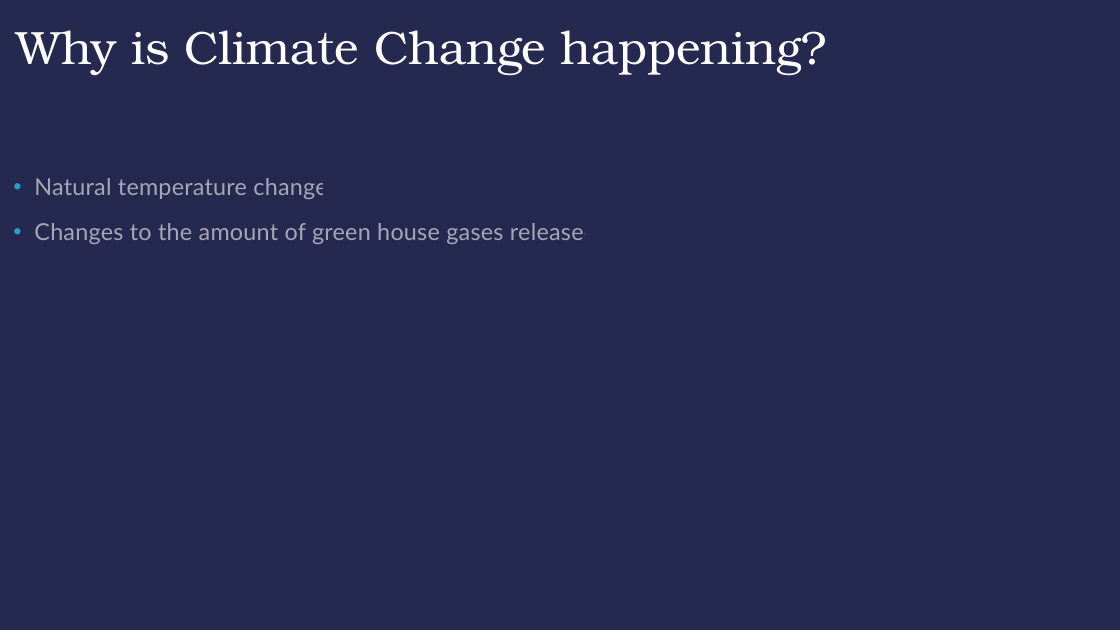
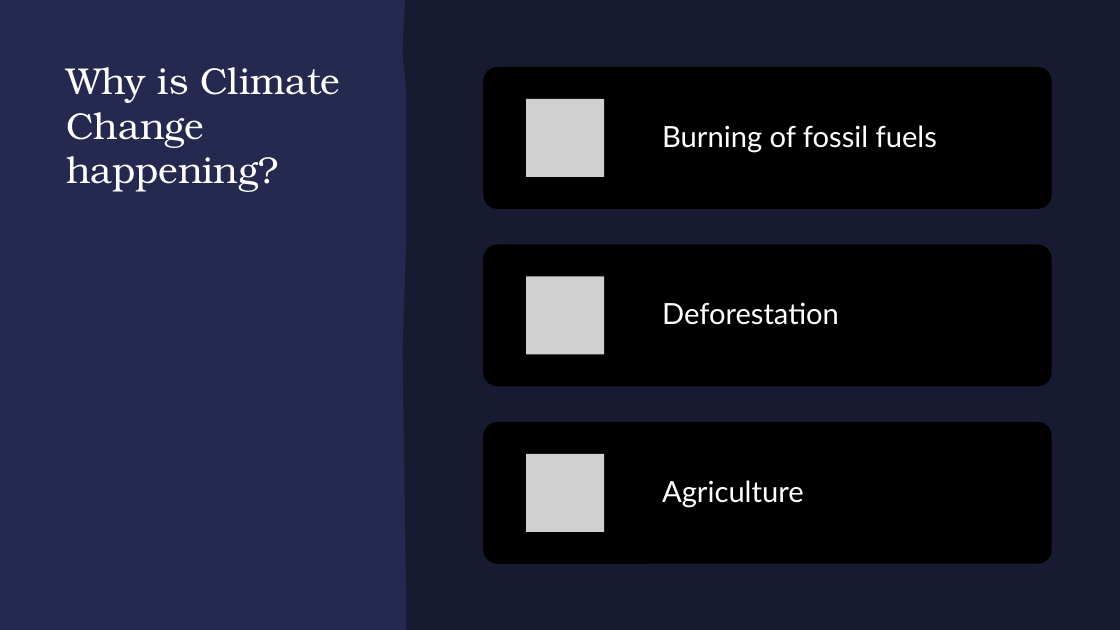
Before and after one commit to nokeeffe2013/Engage-Science-Compsci, a slide deck: slide 4 of Engage_Lesson4/lesson4_climate_slides.pptx (slide 3 before the commit). Drawn at 1120x630 pixels with LibreOffice and Linux fonts; fonts in the diff are those of the drawing; grey boxes stand for pictures. Boxes give left, top, right and bottom in pixels: in the first picture for what was removed or moved away, otherwise in the second. Text is boxed around its words. In the diff, an @@ line names an element or a change of style, - is before the commit and + after.

```diff
--- a/Engage_Lesson4/lesson4_climate_slides.pptx
+++ b/Engage_Lesson4/lesson4_climate_slides.pptx
@@ rectangle removed at (0,0,1120,630) @@
@@ rectangle added at (0,0,1120,630), fill #26294F @@
@@ freeform shape added at (402,0,1120,630), fill #181A32 @@
@@ title "Why is Climate Change happening?": place and size @@
-title "Why is Climate Change happening?" at (17,30,827,75)
+title "Why is Climate Change happening?" at (66,67,340,192)
@@ title "Why is Climate Change happening?" at (66,67,340,192): size 40 to 32 pt; alignment centre to left @@
@@ text removed at (34,178,597,244) @@
-• Natural temperature change
-• Changes to the amount of green house gases released
@@ group added at (483,67,1052,564): 3 rounded rectangles, 3 pictures, 3 texts @@
+Burning of fossil fuels
+Deforestation
+Agriculture
```
Also in this commit, not shown: 6 other slides changed, 2 slides added, 1 slide removed, 3 other files.
